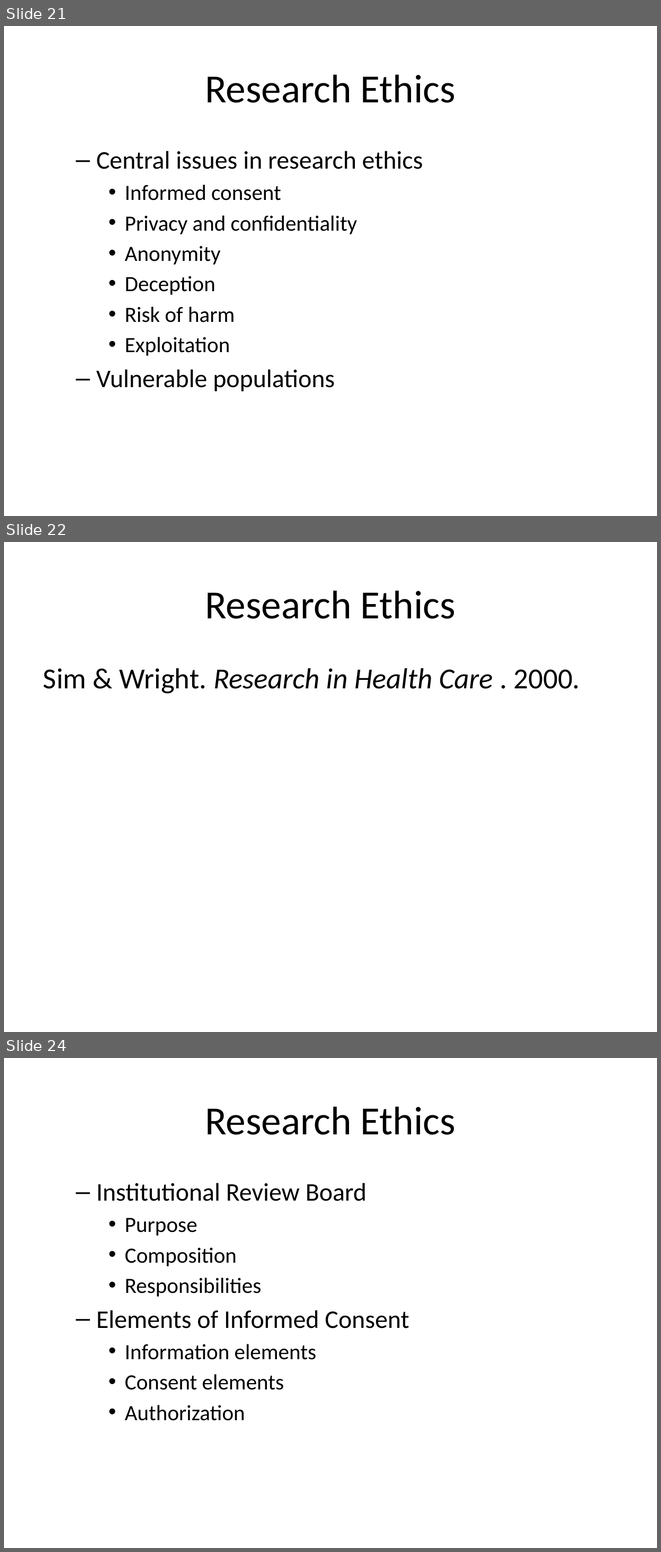
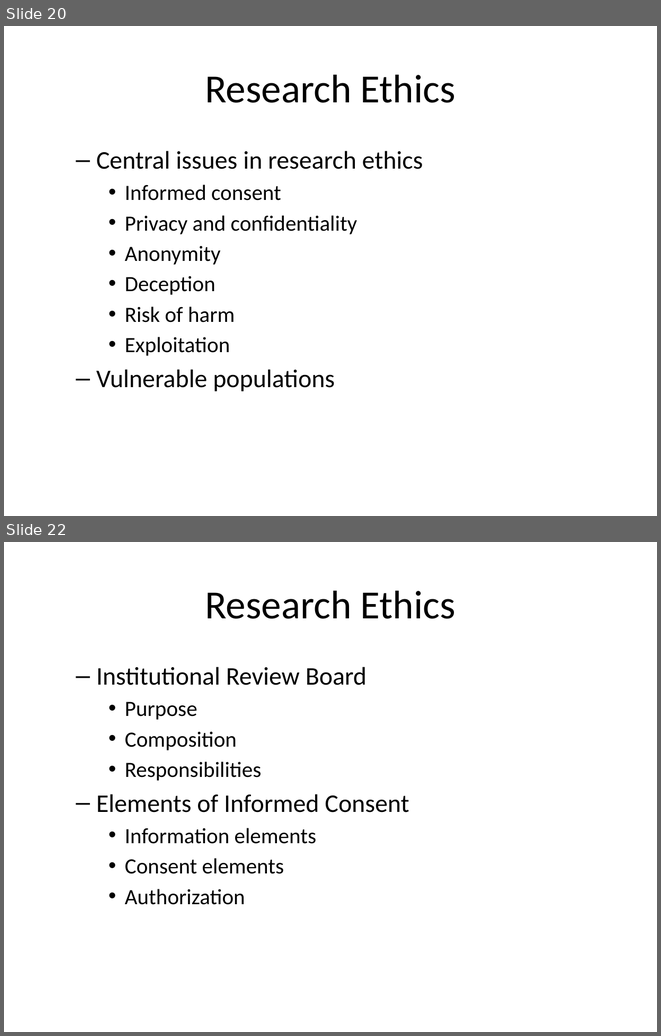
Before and after one commit to classes-medb/5510, a slide deck: doc/video-02-planning.pptx. Shown one above the other, each under a label of ours: slides 21, 22 and 24 before the commit, slides 20 and 22 after it; the slides between them are not shown. The pictures are 661x1552 and 661x1036 pixels, drawn with LibreOffice and Linux fonts; fonts in the diff are those of the drawing. Boxes give left, top, right and bottom in pixels: in the first picture for what was removed or moved away, otherwise in the second. Text is boxed around its words. In the diff, an @@ line names an element or a change of style, - is before the commit and + after.

```diff
--- a/doc/video-02-planning.pptx
+++ b/doc/video-02-planning.pptx
@@ slide 22 removed at (x1=4, y1=542, x2=657, y2=1032), background #FFFFFF @@
@@ title removed at (x1=205, y1=590, x2=456, y2=619) @@
-Research Ethics
@@ text removed at (x1=43, y1=668, x2=580, y2=694) @@
-Sim & Wright. Research in Health Care . 2000.
@@ what was slide 21 is now slide 20 @@
@@ what was slide 24 is now slide 22 @@
```
Also in this commit, not shown: 3 slides changed, 2 slides added, 5 other slides removed, 4 other files.
